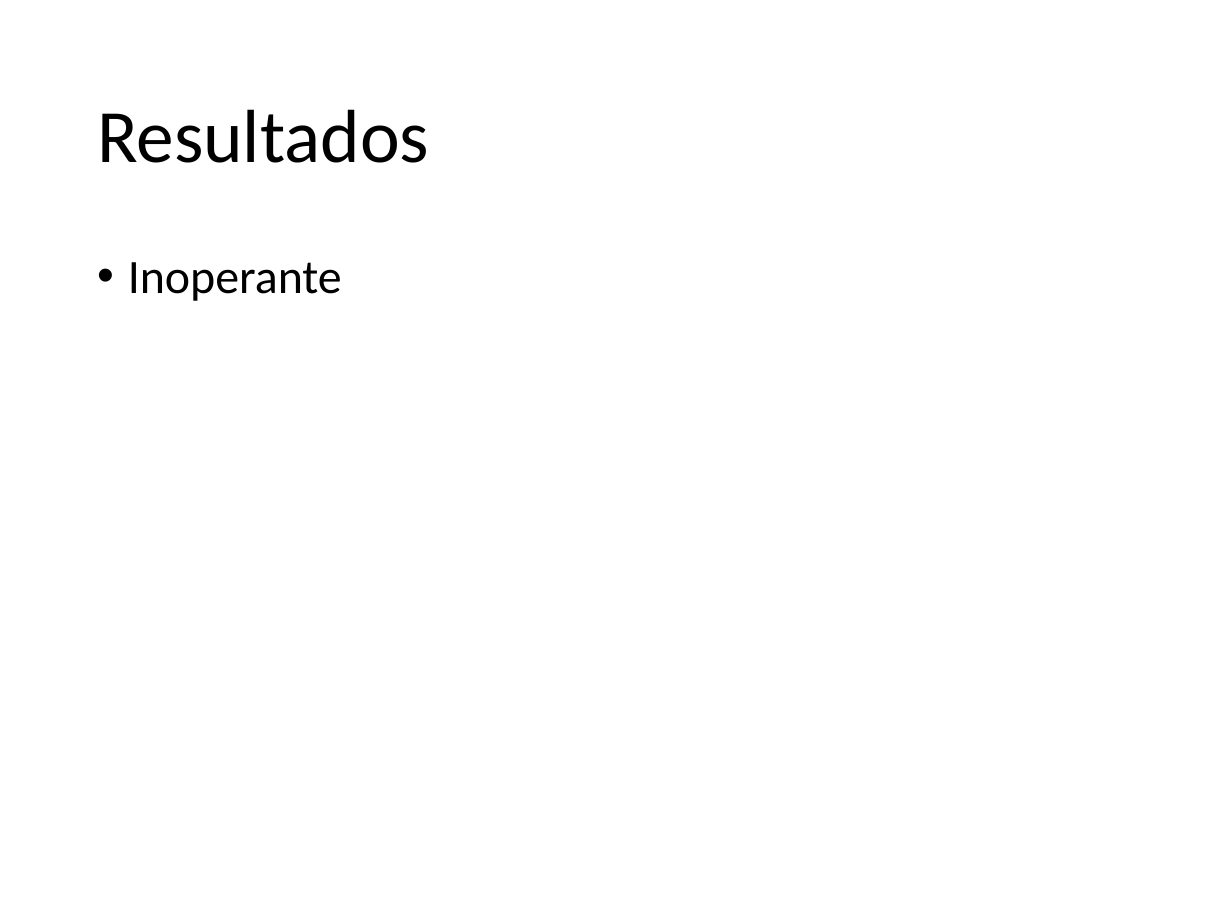
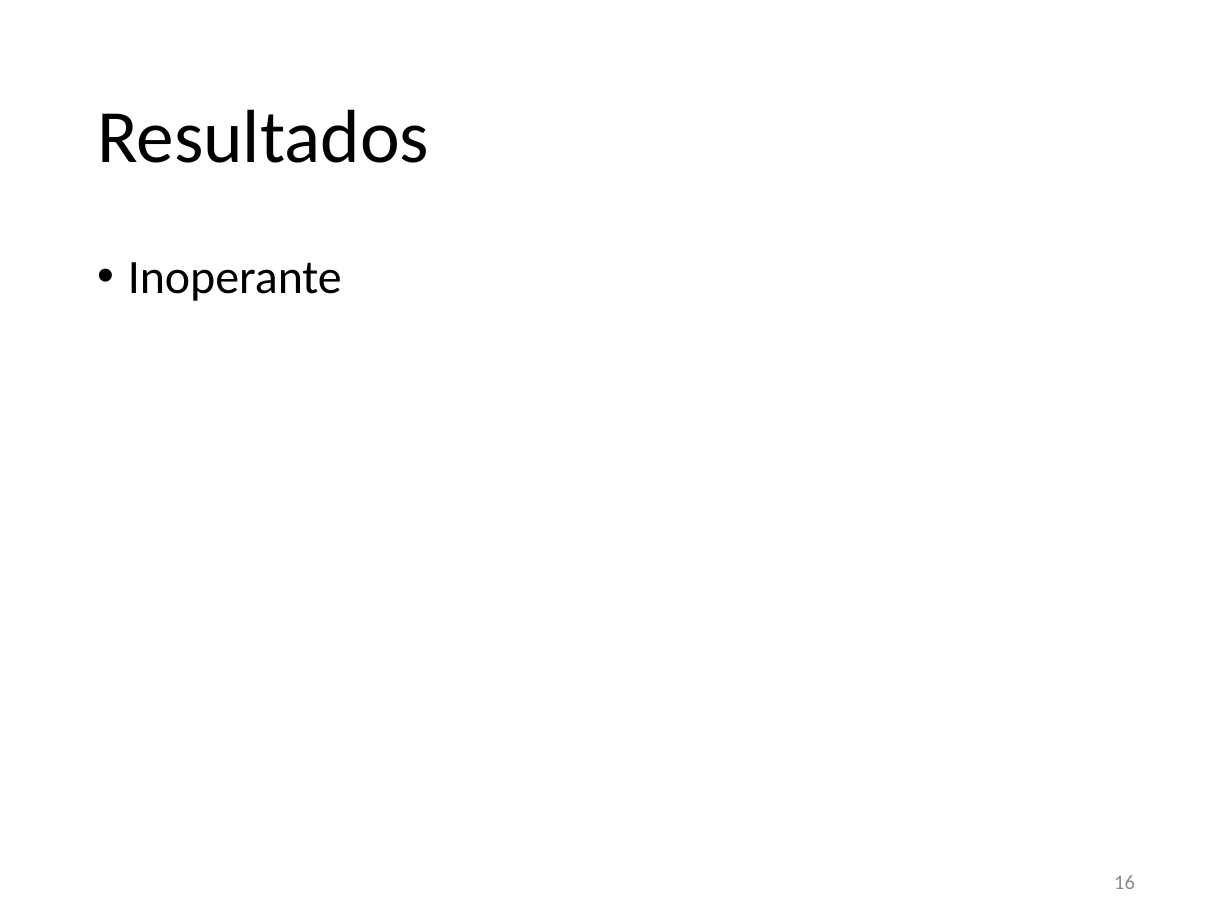
Before and after one commit to jpsoliv/MestradoJPSO, a slide deck: slide 16 of Apresentação/Apresentação_baixo_nivel.pptx (slide 17 before the commit). Drawn at 1232x924 pixels with LibreOffice and Linux fonts; fonts in the diff are those of the drawing. Boxes give left, top, right and bottom in pixels: in the first picture for what was removed or moved away, otherwise in the second. Text is boxed around its words. In the diff, an @@ line names an element or a change of style, - is before the commit and + after.

```diff
--- a/Apresentação/Apresentação_baixo_nivel.pptx
+++ b/Apresentação/Apresentação_baixo_nivel.pptx
@@ page number added at box(1114, 875, 1135, 889), 12 pt, text #8C8C8C @@
+16
```
Also in this commit, not shown: 17 other slides changed, 4 slides added, 5 slides removed, 6 other files.
